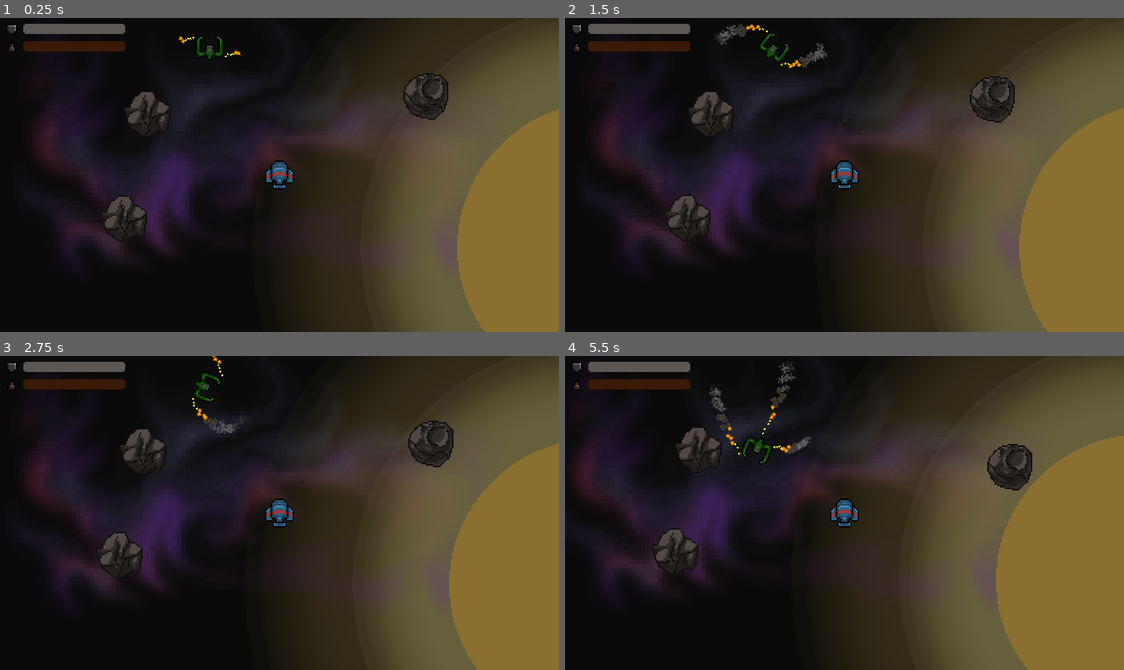
Above: before the commit, frames 1-4 (two rows, left to right).
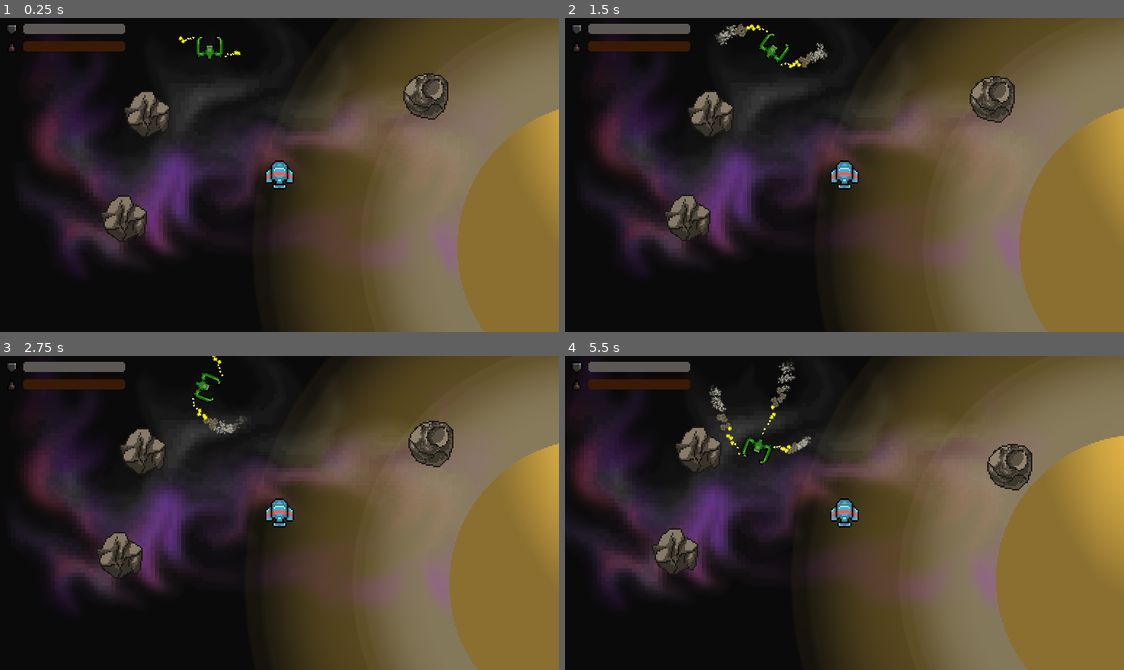
Above: after the commit, the same moments.

Repository: WekufuStudios/A-new-home
Game: Godot game, scene res://Game.tscn
Two runs of this game, one before a commit and one after it. Both use one fixed random seed, a clock stepped at 60 frames per second and the inputs below.
Inputs:
- Up to frame 1 (0.25 s): no input
- Up to frame 2 (1.5 s): no input
- Up to frame 3 (2.75 s): no input
- Up to frame 4 (5.5 s): no input

The runs differ from the first frame. In frame 1, 36% of the frame differs, in the area x 8-100%, y 0-100%; in frame 2, 36%; in frame 3, 37%; in frame 4, 39%, in the area x 3-100%, y 0-100%.

Commit message:
sol temporal

Diff:
--- a/Game.tscn
+++ b/Game.tscn
@@ -9,6 +9,7 @@
 [ext_resource type="Theme" uid="uid://h480sux0ug1" path="res://menus/Theme.tres" id="7_1sskg"]
 [ext_resource type="Script" path="res://menus/PauseMenu.gd" id="8_gix8i"]
 [ext_resource type="Script" path="res://menus/QuitButton.gd" id="8_tevjs"]
+[ext_resource type="PackedScene" uid="uid://bpq0ajuv67wws" path="res://space_bodies/sun.tscn" id="10_cps5n"]
 
 [node name="Game" type="Node2D"]
 
@@ -89,3 +90,7 @@
 layout_mode = 2
 text = "Quit"
 script = ExtResource("8_tevjs")
+
+[node name="Sun" parent="." instance=ExtResource("10_cps5n")]
+position = Vector2(588, -101)
+texture_scale = 21.46
--- /dev/null
+++ b/space_bodies/sun.tscn
@@ -0,0 +1,8 @@
+[gd_scene load_steps=2 format=3 uid="uid://bpq0ajuv67wws"]
+
+[ext_resource type="Texture2D" uid="uid://b020blvgpo2ne" path="res://assets/art/light_fire.png" id="1_iogg6"]
+
+[node name="Sun" type="PointLight2D"]
+color = Color(1, 0.980392, 0.713726, 1)
+texture = ExtResource("1_iogg6")
+texture_scale = 3.0
Not shown: 1 places in Game.tscn that only renumber resources
Binary file added: assets/art/light_fire.png
Not shown, added: assets/art/light_fire.png.import
